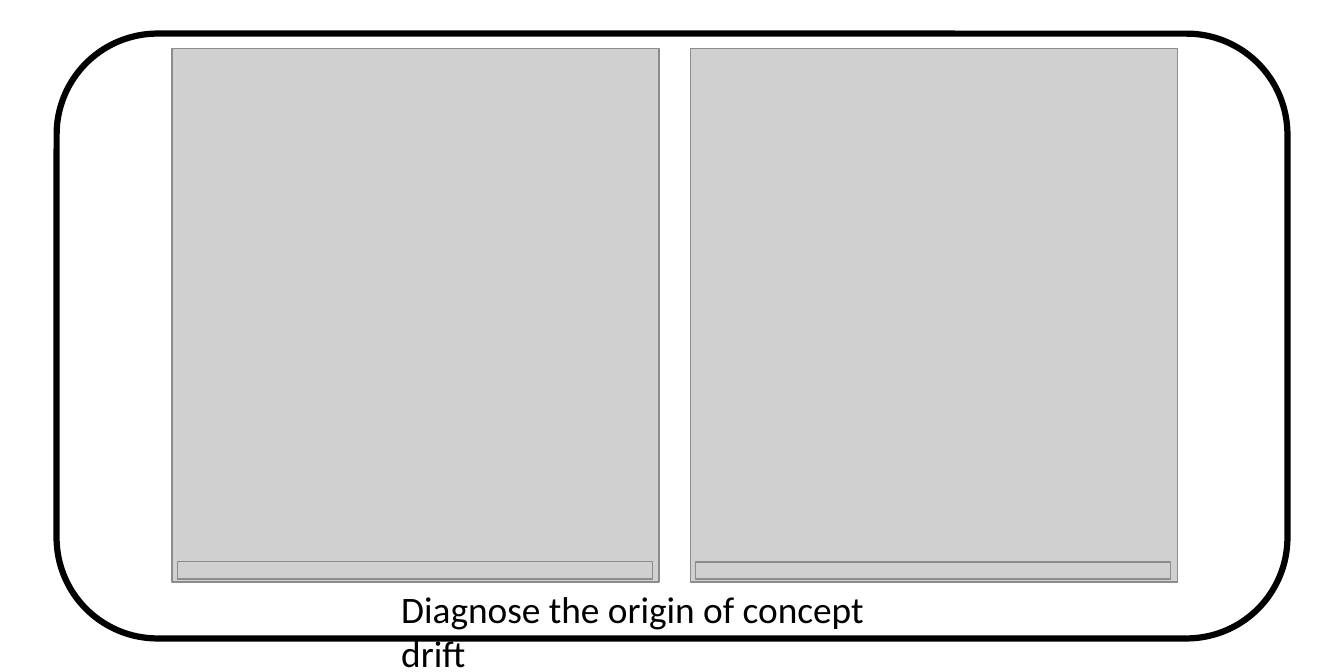
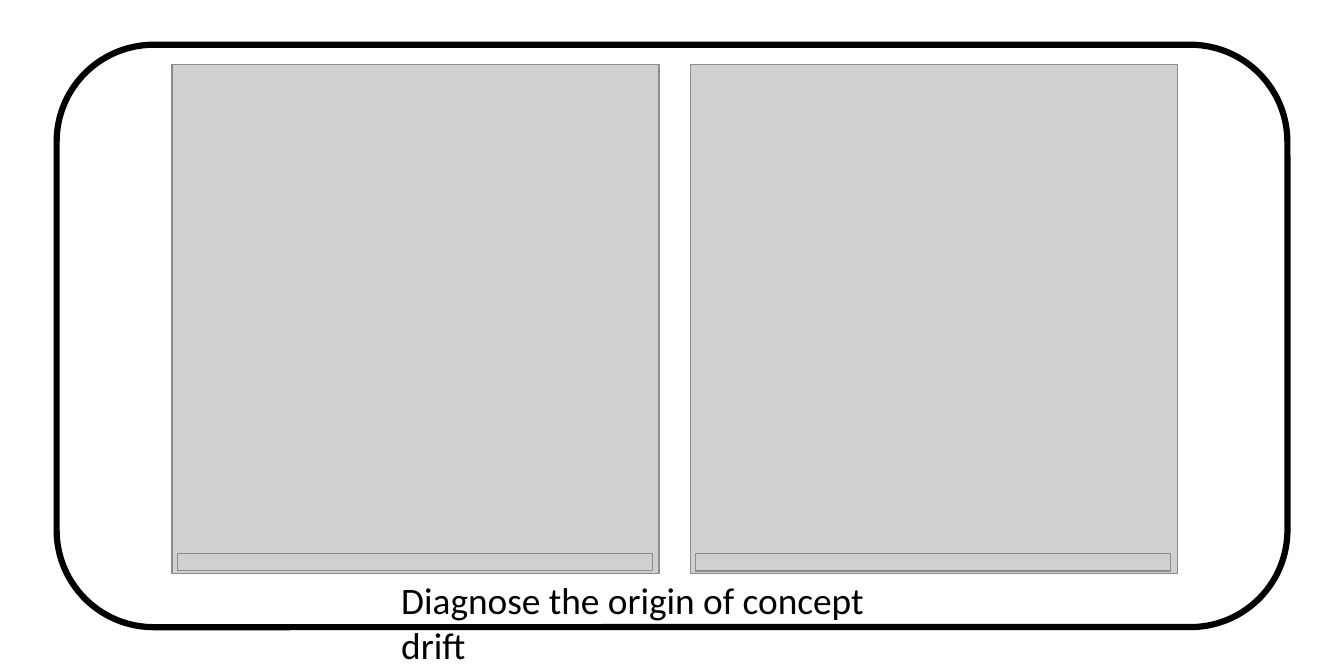
Before and after one commit to kgzhang0801/cd_paper, a slide deck: slide 5 of figures/v14/flow_chart/gen_fig_most_updated_1.pptx. Drawn at 1344x672 pixels with LibreOffice and Linux fonts; fonts in the diff are those of the drawing; grey boxes stand for pictures. Boxes give left, top, right and bottom in pixels: in the first picture for what was removed or moved away, otherwise in the second. Text is boxed around its words. In the diff, an @@ line names an element or a change of style, - is before the commit and + after.

```diff
--- a/figures/v14/flow_chart/gen_fig_most_updated_1.pptx
+++ b/figures/v14/flow_chart/gen_fig_most_updated_1.pptx
@@ rounded rectangle: place and size @@
-rounded rectangle at [57, 34, 1287, 639]
+rounded rectangle at [57, 45, 1287, 627]
@@ picture: place and size @@
-picture at [172, 49, 659, 582]
+picture at [172, 64, 659, 573]
@@ picture: place and size @@
-picture at [691, 49, 1178, 582]
+picture at [691, 64, 1178, 573]
@@ picture: place and size @@
-picture at [178, 561, 653, 579]
+picture at [178, 554, 653, 572]
@@ picture: place and size @@
-picture at [696, 561, 1171, 579]
+picture at [696, 554, 1171, 572]
@@ text "Diagnose the origin of concept ...": place and size @@
-text "Diagnose the origin of concept ..." at [401, 597, 864, 668]
+text "Diagnose the origin of concept ..." at [401, 588, 864, 660]
```
Also in this commit, not shown: 2 other slides changed, 4 other files.
